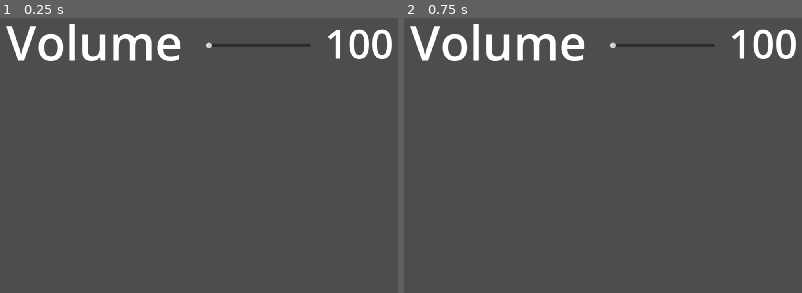
Above: before the commit, frames 1-2 (left to right).
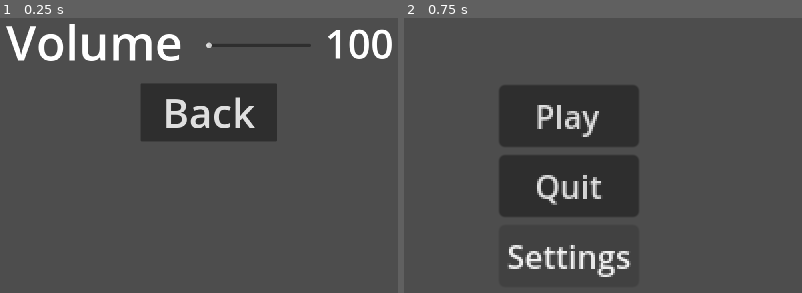
Above: after the commit, the same moments.

Repository: jaxonavena/Calamity
Game: Godot game, scene res://scenes/settings_menu.tscn
Two runs of this game, one before a commit and one after it. Both use one fixed random seed, a clock stepped at 60 frames per second and the inputs below. This scene is started directly instead of the project's main scene.
Inputs (mouse positions are in pixels of both pictures, inside the frame that each line leads up to):
- Up to frame 1 (0.25 s): no input
- Up to frame 2 (0.75 s): click (610, 111) at 0.5 s, where only the run after the commit has a clickable "Back"

The runs differ from the first frame. In frame 1, 7.0% of the frame differs, in the area x 35-70%, y 24-45%; in frame 2, 19%, in the area x 1-99%, y 2-95%.

Commit message:
Added settings menu to the main menu, to toggle audio with back button

Diff:
--- a/calamity-godotproject/scenes/settings_menu.tscn
+++ b/calamity-godotproject/scenes/settings_menu.tscn
@@ -38,4 +38,15 @@
 theme_override_font_sizes/font_size = 100
 text = "100"
 
+[node name="BackButton" type="Button" parent="."]
+layout_mode = 0
+offset_left = 908.0
+offset_top = 491.0
+offset_right = 1249.0
+offset_bottom = 636.0
+theme_override_font_sizes/font_size = 100
+text = "Back"
+
 [connection signal="value_changed" from="HSlider" to="." method="_on_h_slider_value_changed"]
+[connection signal="pressed" from="BackButton" to="." method="_on_button_pressed"]
+[connection signal="pressed" from="BackButton" to="." method="_on_back_button_pressed"]
--- a/calamity-godotproject/scripts/settings_menu.gd
+++ b/calamity-godotproject/scripts/settings_menu.gd
@@ -28,3 +28,6 @@
 	AudioServer.set_bus_volume_db(0, linear_to_db(value))  # Adjust the master audio bus volume
 	$VolumeValue.text = str(int(value))  # Update the volume display label
 	save_volume_setting(value)  # Save the current volume
+
+func _on_back_button_pressed() -> void:
+	get_tree().change_scene_to_file("res://scenes/main_menu.tscn")
Not shown: 1 places in calamity-godotproject/scenes/enemyglobin.tscn that only renumber resources
Not shown: 1 places in calamity-godotproject/scenes/main.tscn that only renumber resources
